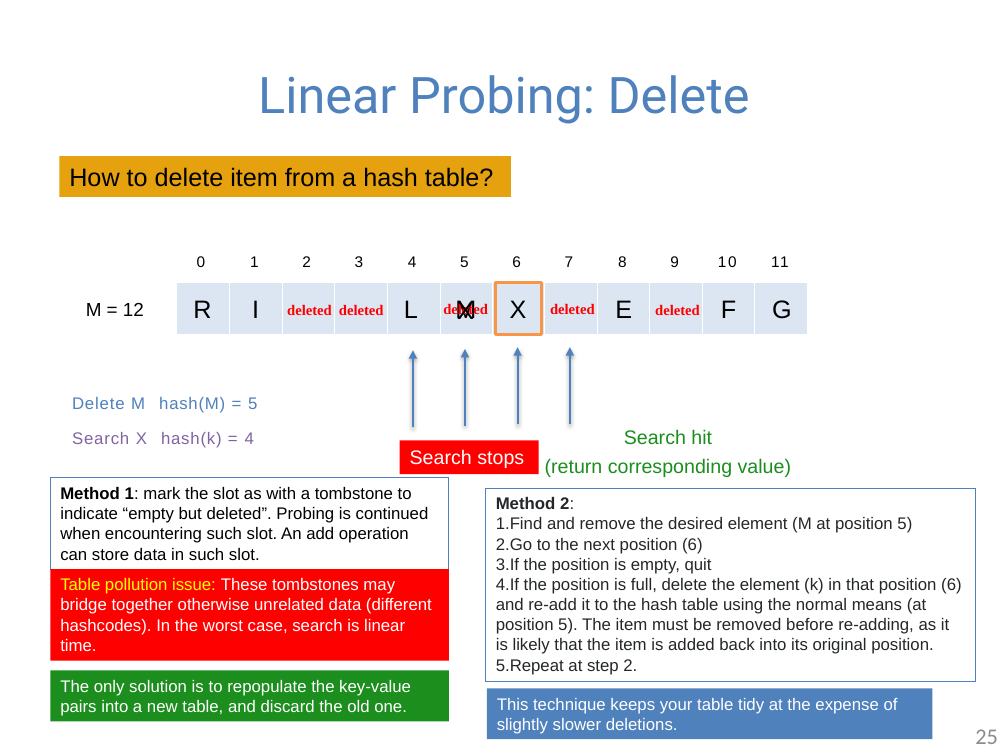
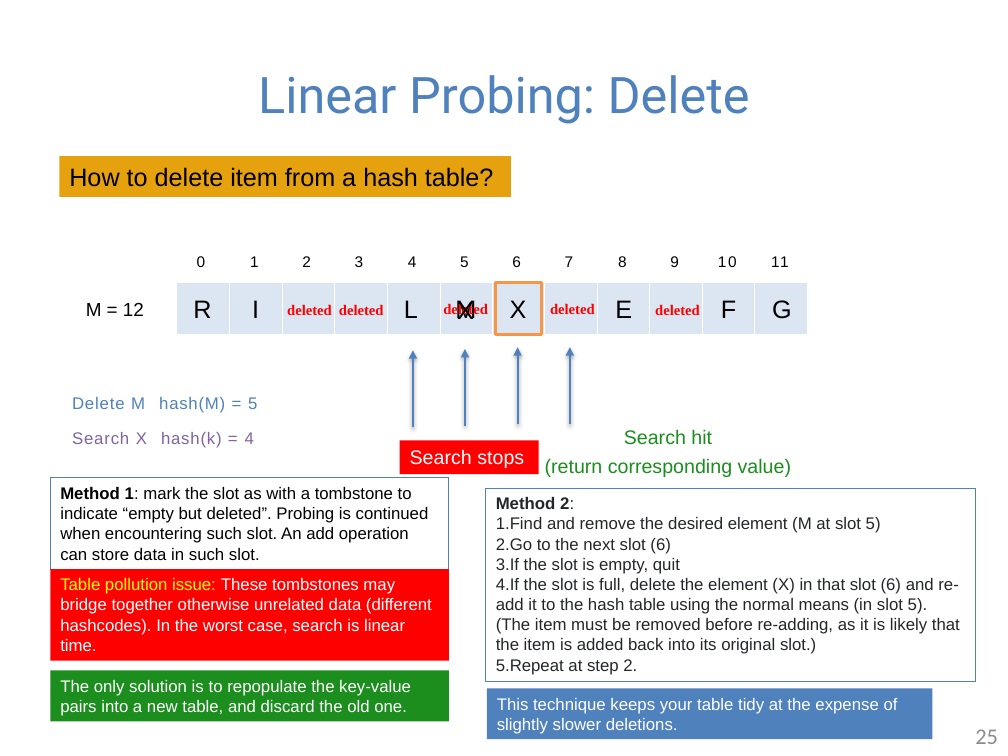
Before and after one commit to guhofstra/CSC111Fa25, a slide deck: slide 25 of PPTs/Lecture 7-hash table.pptx. Drawn at 1008x756 pixels with LibreOffice and Linux fonts; fonts in the diff are those of the drawing. Boxes give left, top, right and bottom in pixels: in the first picture for what was removed or moved away, otherwise in the second. Text is boxed around its words. In the diff, an @@ line names an element or a change of style, - is before the commit and + after.

```diff
--- a/PPTs/Lecture 7-hash table.pptx
+++ b/PPTs/Lecture 7-hash table.pptx
@@ text in rectangle at (496,517,960,654): text changed @@
-1. Find and remove the desired element (M at position 5)
-2. Go to the next position (6)
-3. If the position is empty, quit
-4. If the position is full, delete the element (k) in that position (6) and re-add it to the hash table using the normal means (at position 5). The item must be removed before re-adding, as it is likely that the item is added back into its original position.
+1. Find and remove the desired element (M at slot 5)
+2. Go to the next slot (6)
+3. If the slot is empty, quit
+4. If the slot is full, delete the element (X) in that slot (6) and re-add it to the hash table using the normal means (in slot 5). (The item must be removed before re-adding, as it is likely that the item is added back into its original slot.)
```
Also in this commit, not shown: 3 other slides changed, 1 other file.
